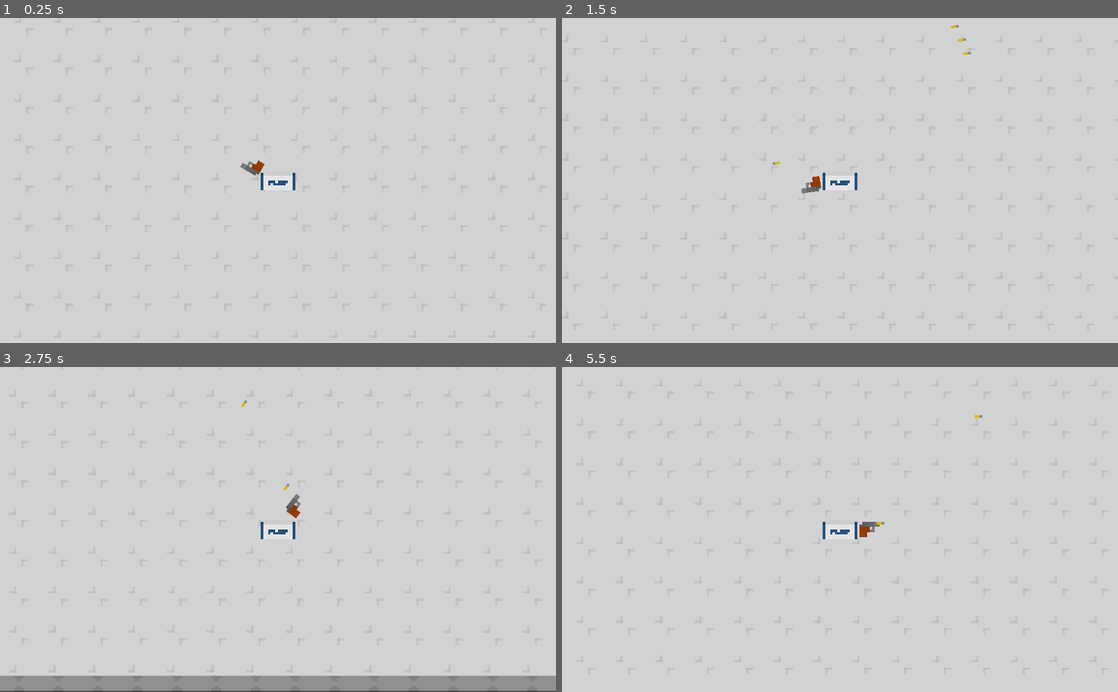
Above: before the commit, frames 1-4 (two rows, left to right).
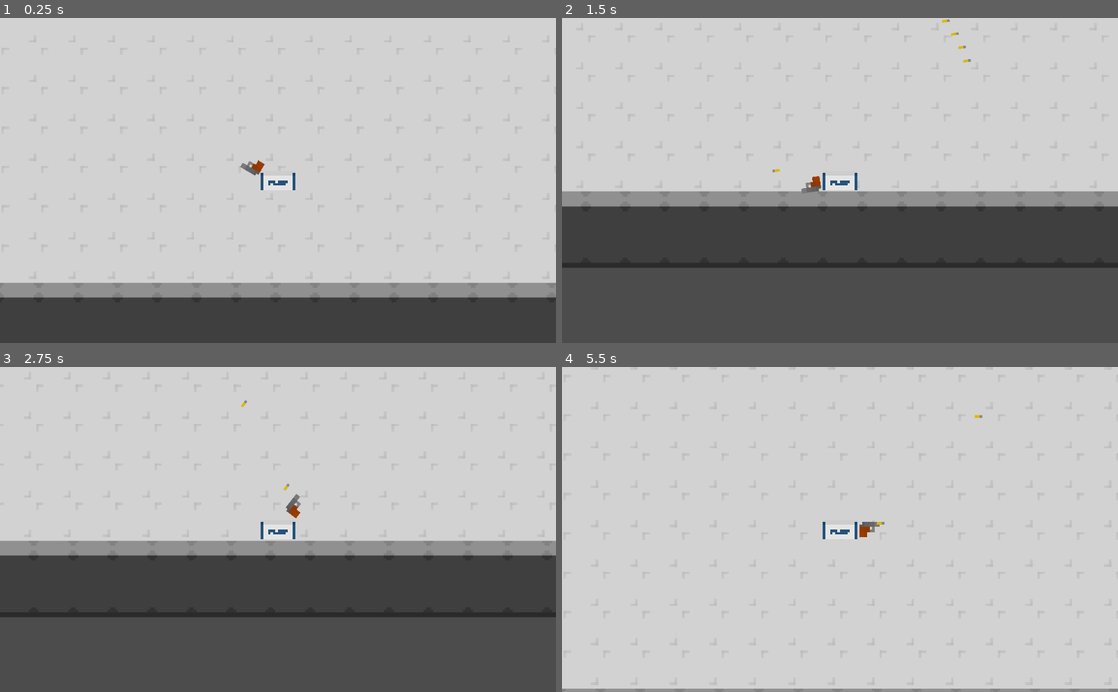
Above: after the commit, the same moments.

Repository: CUBE-The-Final-Shape/Destroying-Horrible
Game: Godot game, scene res://Scenes/Main.tscn
Two runs of this game, one before a commit and one after it. Both use one fixed random seed, a clock stepped at 60 frames per second and the inputs below.
Inputs (mouse positions are in pixels of both pictures, inside the frame that each line leads up to):
- Up to frame 1 (0.25 s): no input
- Up to frame 2 (1.5 s): tap Enter at 0.5 s; move the mouse to (962, 164) at 0.52 s; press the mouse at (962, 164) at 0.53 s; hold D (right) 0.53-1.28 s; move the mouse to (728, 196) at 1.27 s; release the mouse at (728, 196) at 1.28 s; hold S (down) from 1.28 s (still down); click (728, 196) at 1.35 s
- Up to frame 3 (2.75 s): move the mouse to (333, 458) at 2.02 s; release S (down) at 2.03 s; press the mouse at (333, 458) at 2.03 s; hold D (right) from 2.03 s (still down)
- Up to frame 4 (5.5 s): move the mouse to (812, 594) at 2.77 s; release D (right) at 2.78 s; release the mouse at (812, 594) at 2.78 s; hold W (up) 2.78-3.53 s; click (812, 594) at 2.85 s; move the mouse to (1006, 578) at 3.52 s; press the mouse at (1006, 578) at 3.53 s; hold A (left) 3.53-5.03 s; move the mouse to (673, 480) at 4.27 s; release the mouse at (673, 480) at 4.28 s; click (673, 480) at 4.35 s; move the mouse to (867, 529) at 5.02 s; press the mouse at (867, 529) at 5.03 s; hold S (down) from 5.03 s (still down)

The runs differ from the first frame. In frame 1, 19% of the frame differs, in the area x 0-100%, y 81-100%; in frame 2, 47%, in the area x 0-100%, y 0-100%; in frame 3, 46%; in frame 4, 1.1%.

Commit message:
Update Main.tscn

Diff:
--- a/Scenes/Main.tscn
+++ b/Scenes/Main.tscn
@@ -175,5 +175,5 @@
 position = Vector2( 16, 0 )
 
 [node name="KinematicBody2D" parent="." instance=ExtResource( 1 )]
-position = Vector2( 490, 273 )
+position = Vector2( 500, 441 )
 speed = 200
